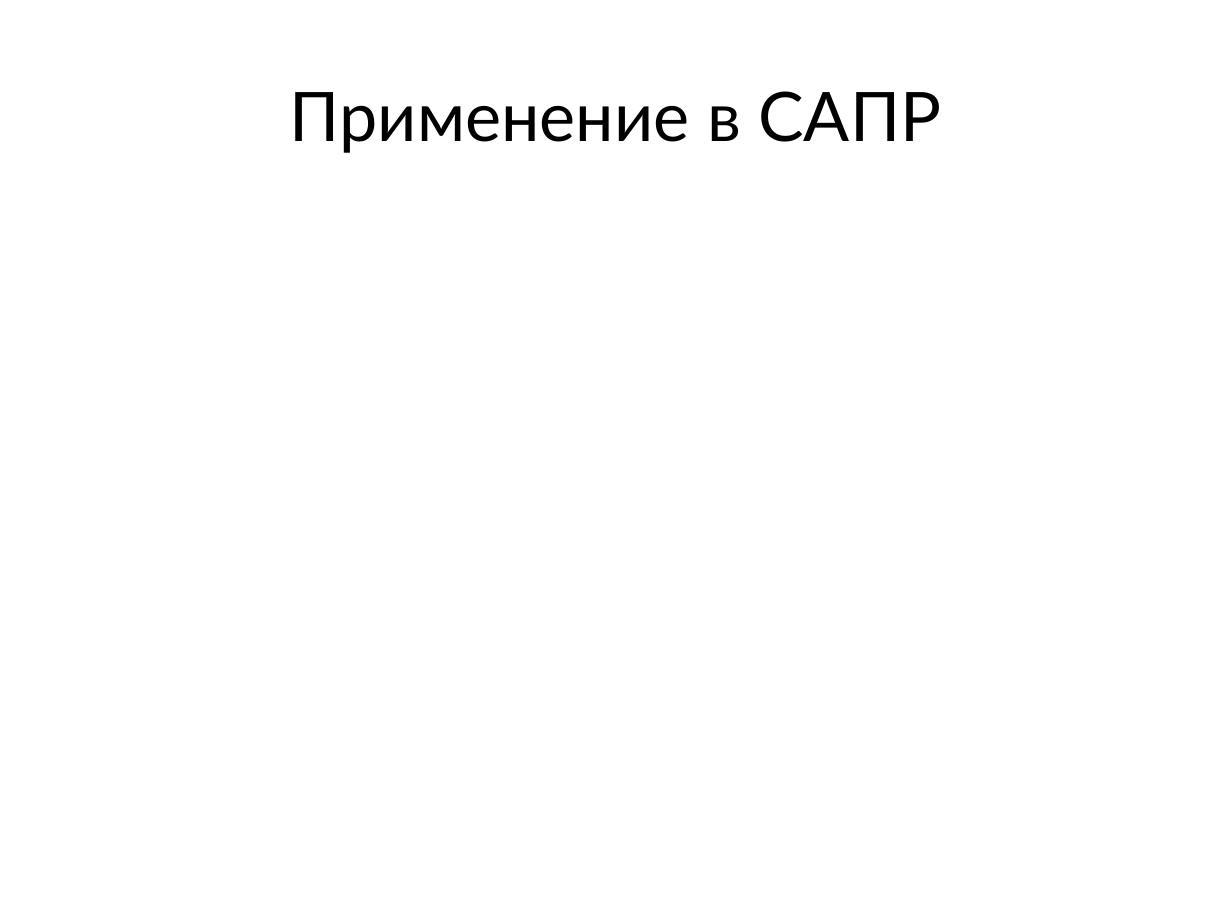
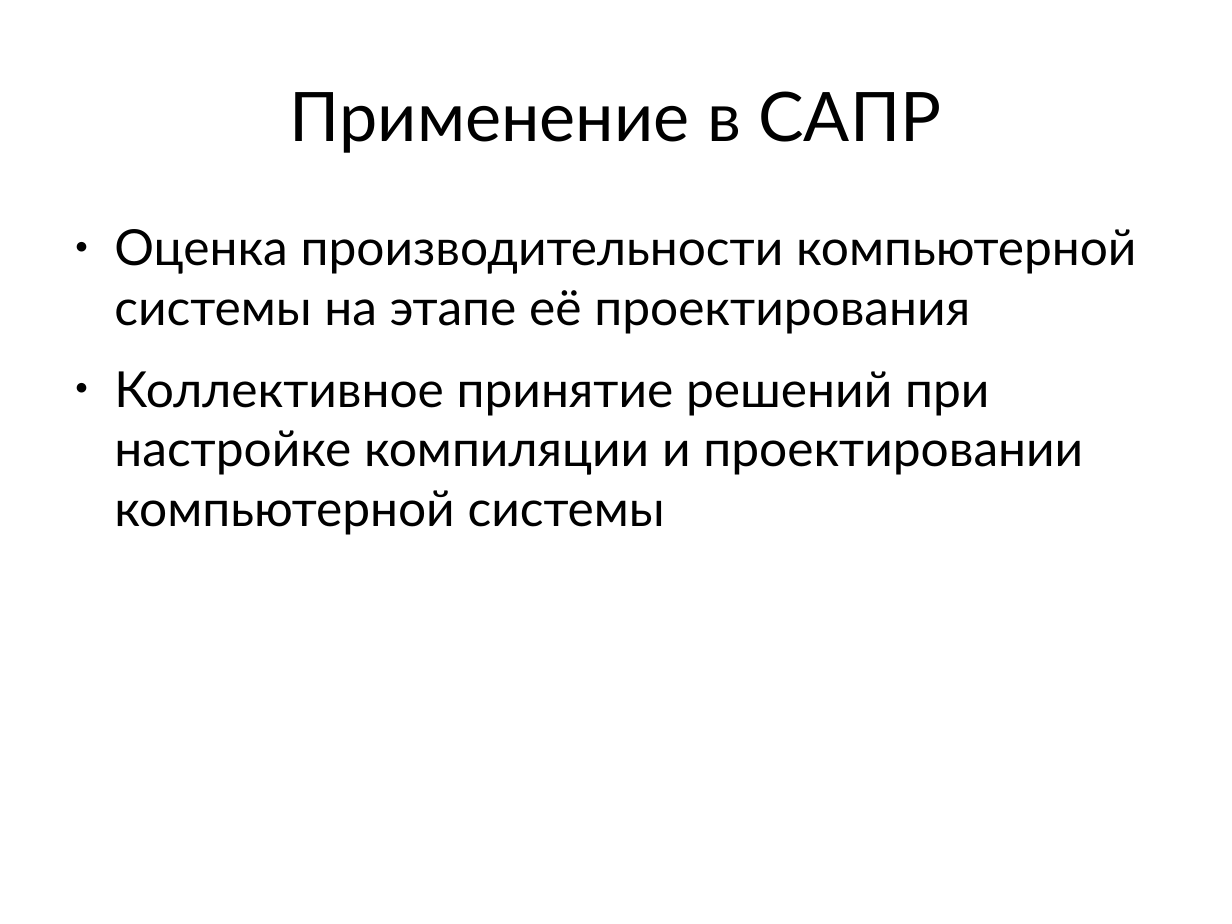
Before and after one commit to mkpankov/adaptor, a slide deck: slide 7 of diploma/defense/keynote.odp (slide 6 before the commit). Drawn at 1232x924 pixels with LibreOffice and Linux fonts; fonts in the diff are those of the drawing. Boxes give left, top, right and bottom in pixels: in the first picture for what was removed or moved away, otherwise in the second. Text is boxed around its words. In the diff, an @@ line names an element or a change of style, - is before the commit and + after.

```diff
--- a/diploma/defense/keynote.odp
+++ b/diploma/defense/keynote.odp
@@ text added at (114, 229, 1136, 535), 32 pt, text #000000 @@
+● Оценка производительности компьютерной системы на этапе её проектирования
+● Коллективное принятие решений при настройке компиляции и проектировании компьютерной системы
```
Also in this commit, not shown: 2 other slides changed, 1 slide added.
